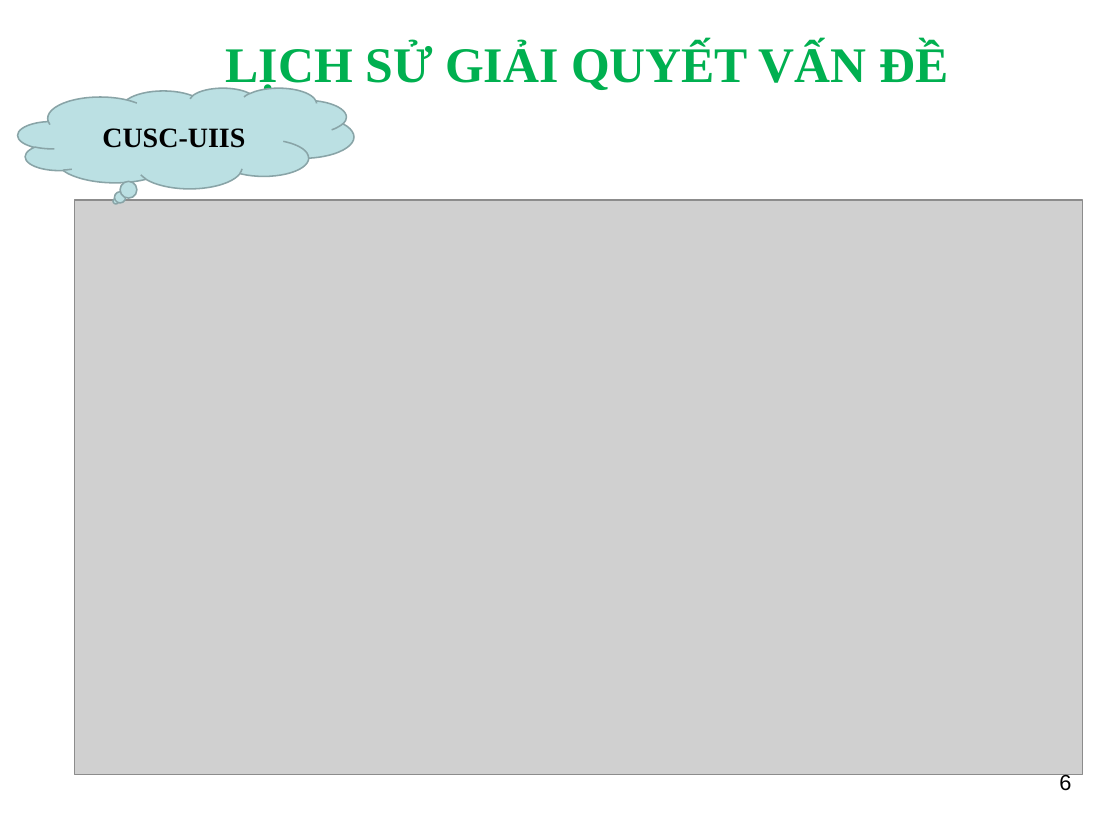
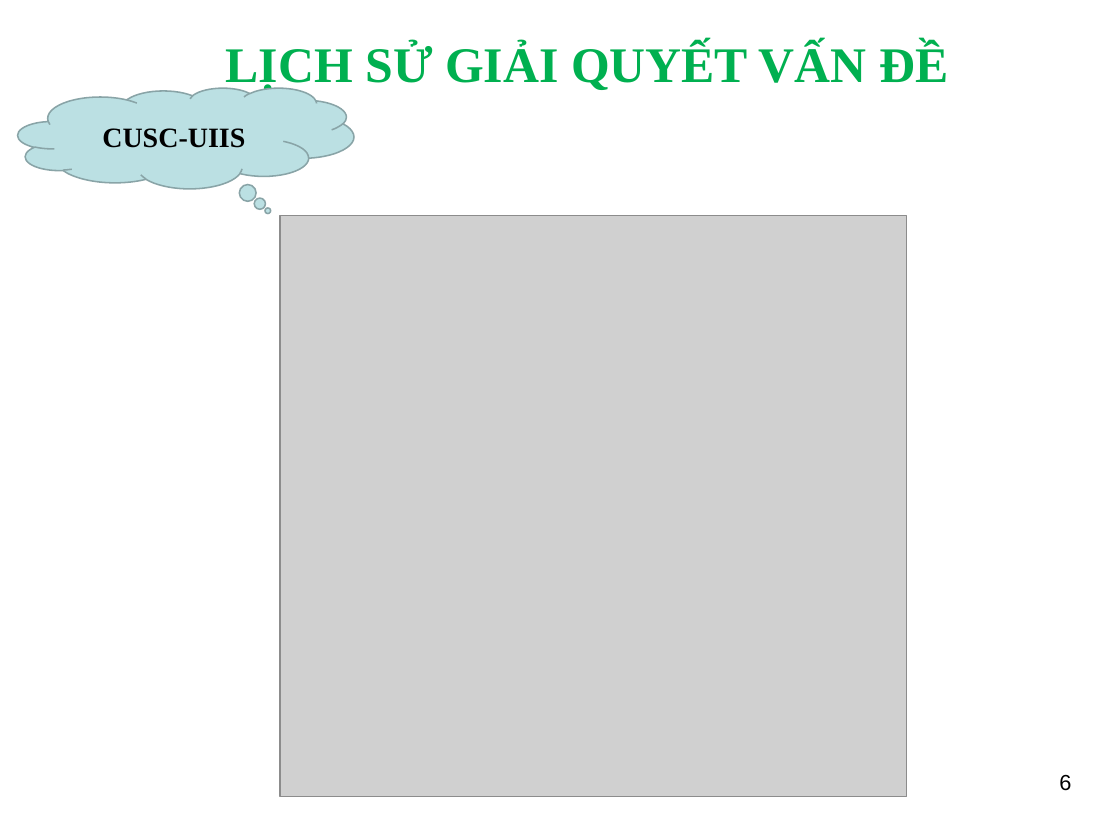
Before and after one commit to ngthuc/graduation-thesis, a slide deck: slide 6 of DOCUMENTS/documentations/Slide_HethongQuanlyProfileVienchucKhoaCNTT-TT_LeNguyenThucB1400731.ppt. Drawn at 1120x840 pixels with LibreOffice and Linux fonts; fonts in the diff are those of the drawing; grey boxes stand for pictures; background and template pictures are left out. Boxes give left, top, right and bottom in pixels: in the first picture for what was removed or moved away, otherwise in the second. Text is boxed around its words. In the diff, an @@ line names an element or a change of style, - is before the commit and + after.

```diff
--- a/DOCUMENTS/documentations/Slide_HethongQuanlyProfileVienchucKhoaCNTT-TT_LeNguyenThucB1400731.ppt
+++ b/DOCUMENTS/documentations/Slide_HethongQuanlyProfileVienchucKhoaCNTT-TT_LeNguyenThucB1400731.ppt
@@ thought cloud "CUSC-UIIS" at [18, 87, 354, 188]: proportions changed @@
@@ picture: place and size @@
-picture at [75, 200, 1083, 775]
+picture at [280, 216, 907, 797]
```
Also in this commit, not shown: 6 other slides changed, 3 slides added, 10 slides removed, 2 other files.
